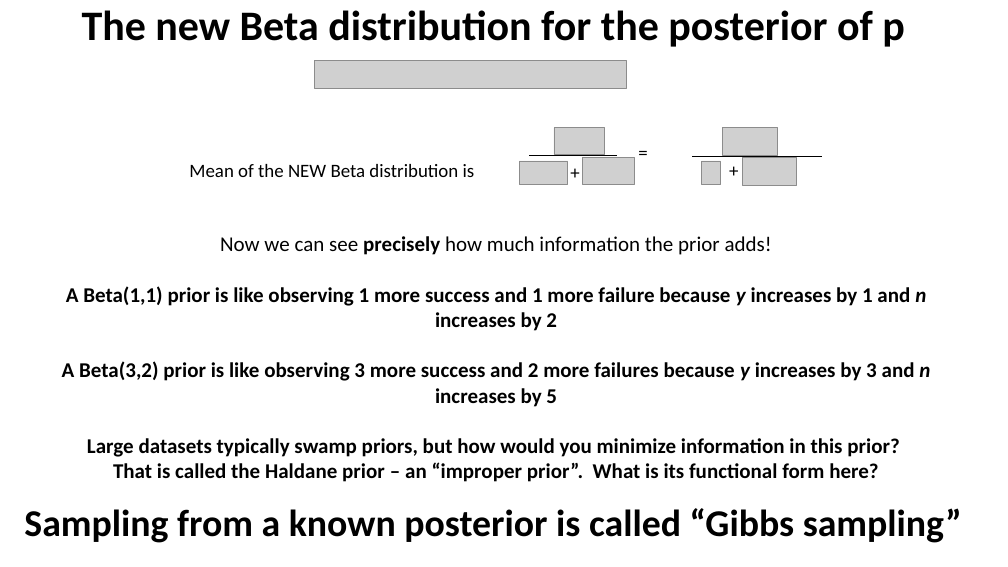
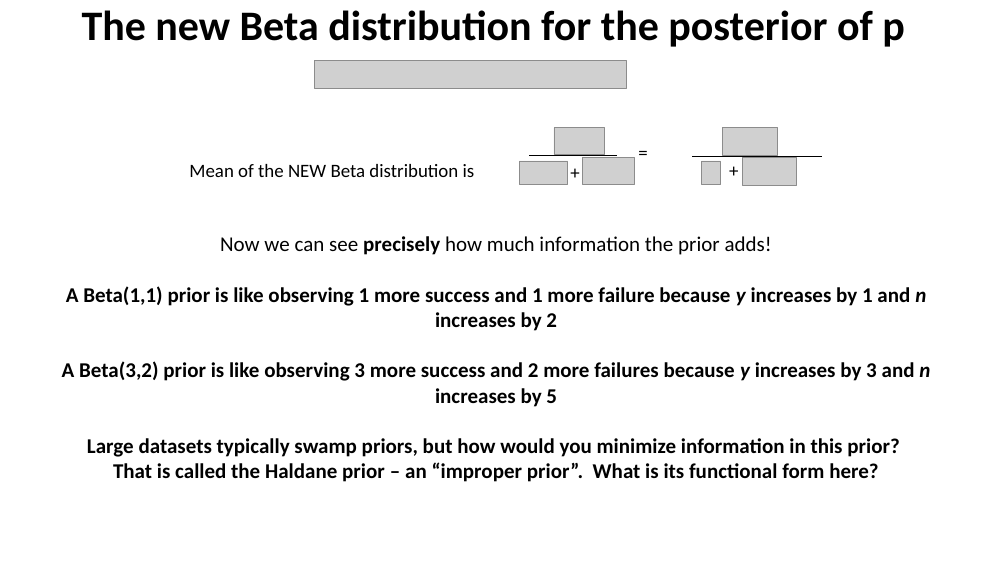
Before and after one commit to taaltree/FW536, a slide deck: slide 29 of Day4_Likelihood_BayesI/FW536_Day4_Afternoon_BayesI.pptx. Drawn at 1008x567 pixels with LibreOffice and Linux fonts; fonts in the diff are those of the drawing; grey boxes stand for pictures. Boxes give left, top, right and bottom in pixels: in the first picture for what was removed or moved away, otherwise in the second. Text is boxed around its words. In the diff, an @@ line names an element or a change of style, - is before the commit and + after.

```diff
--- a/Day4_Likelihood_BayesI/FW536_Day4_Afternoon_BayesI.pptx
+++ b/Day4_Likelihood_BayesI/FW536_Day4_Afternoon_BayesI.pptx
@@ text removed at (24, 508, 962, 543) @@
-Sampling from a known posterior is called “Gibbs sampling”
```
Also in this commit, not shown: 5 other slides changed, 6 slides removed, 3 other files.
